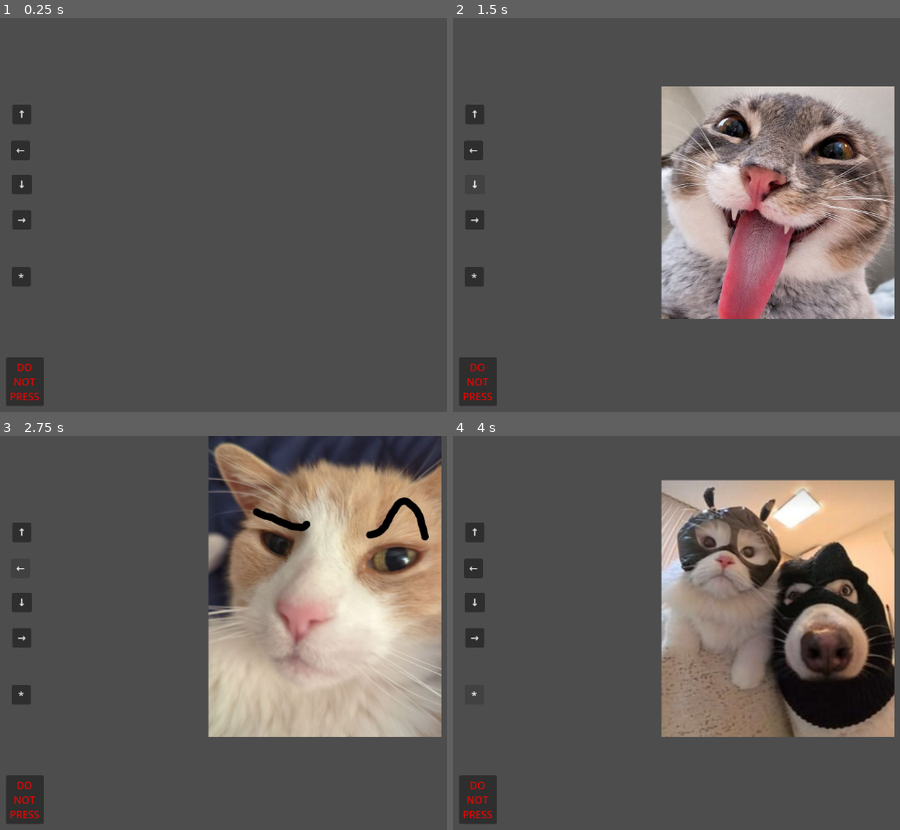
Above: before the commit, frames 1-4 (two rows, left to right).
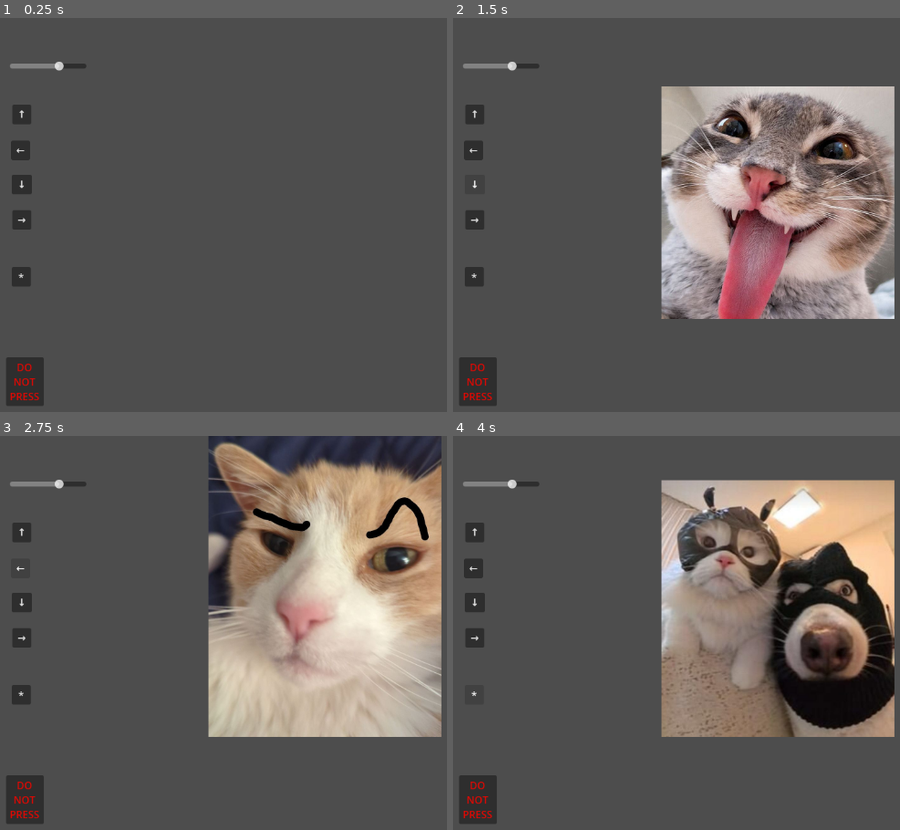
Above: after the commit, the same moments.

Repository: sofiia773/Cat
Game: Godot game, scene res://Main.tscn
Two runs of this game, one before a commit and one after it. Both use one fixed random seed, a clock stepped at 60 frames per second and the inputs below.
Inputs:
- Up to frame 1 (0.25 s): no input
- Up to frame 2 (1.5 s): click "↑" at 0.5 s; click "↓" at 1.25 s
- Up to frame 3 (2.75 s): click "←" at 2 s
- Up to frame 4 (4 s): click "→" at 2.75 s; click "*" at 3.5 s

The runs differ from the first frame. In frame 1, 0.2% of the frame differs, in the area x 2-20%, y 11-14%; in frame 2, 0.2%; in frame 3, 0.2%; in frame 4, 0.2%.

Commit message:
Added slider

Diff:
--- a/Main.tscn
+++ b/Main.tscn
@@ -125,6 +125,22 @@
 
 [node name="Synth" type="AudioStreamPlayer" parent="." unique_id=52239707]
 
+[node name="PitchSlider" type="HSlider" parent="." unique_id=343723057]
+layout_mode = 1
+anchors_preset = -1
+anchor_left = 0.044000003
+anchor_top = 0.117000006
+anchor_right = 0.143
+anchor_bottom = 0.117000006
+offset_left = -6.644005
+offset_top = -9.518005
+offset_right = 0.40699768
+offset_bottom = 10.481995
+min_value = 0.5
+max_value = 2.0
+step = 0.01
+value = 1.5
+
 [connection signal="pressed" from="UpButton" to="." method="_on_up_button_pressed"]
 [connection signal="pressed" from="DownButton" to="." method="_on_down_button_pressed"]
 [connection signal="pressed" from="LeftButton" to="." method="_on_left_button_pressed"]
--- a/main.gd
+++ b/main.gd
@@ -2,13 +2,15 @@
 
 @onready var player = $Synth
 @onready var cat_image = $CatImage
+@onready var pitch_slider = $PitchSlider
 
 var playback
 var sample_rate = 44100
 var phase = 0.0
 var frequency = 440.0
+var pitch_scale = 1.0
 
-# коти
+# 🐱 коти
 var cat_textures = [
 	preload("res://assets/cat1.jpg"),
 	preload("res://assets/cat2.jpg"),
@@ -17,7 +19,7 @@
 ]
 
 func _ready():
-	# 🔊 ЗАПУСК СИНТЕЗАТОРА
+	# 🔊 СИНТЕЗАТОР
 	var generator = AudioStreamGenerator.new()
 	generator.mix_rate = sample_rate
 	generator.buffer_length = 0.1
@@ -33,6 +35,10 @@
 	$LeftButton.pressed.connect(_on_LeftButton_pressed)
 	$RightButton.pressed.connect(_on_RightButton_pressed)
 
+	# 🎚 slider (ГАРАНТОВАНО підключений)
+	pitch_slider.value_changed.connect(_on_PitchSlider_value_changed)
+
+	# 🐱 ховаємо кота
 	cat_image.visible = false
 
 	print("READY")
@@ -44,19 +50,22 @@
 	var frames = playback.get_frames_available()
 
 	for i in range(frames):
-		var sample = sin(phase * TAU)
+		# 🔥 крутіший звук (square wave)
+		var sample = sign(sin(phase * TAU))
+
 		playback.push_frame(Vector2(sample, sample))
 
-		phase += frequency / sample_rate
+		# 🎚 враховуємо slider
+		phase += (frequency * pitch_scale) / sample_rate
 		if phase >= 1.0:
 			phase -= 1.0
 
-# 🐱 + 🎹 разом
+# 🐱 показ кота
 func show_cat(index):
 	cat_image.texture = cat_textures[index]
 	cat_image.visible = true
 
-# 🎛 кнопки
+# 🎛 кнопки (звук + коти)
 func _on_UpButton_pressed():
 	print("UP")
 	show_cat(0)
@@ -76,3 +85,8 @@
 	print("RIGHT")
 	show_cat(3)
 	frequency = 587.0
+
+# 🎚 slider
+func _on_PitchSlider_value_changed(value):
+	print("PITCH:", value)
+	pitch_scale = value
